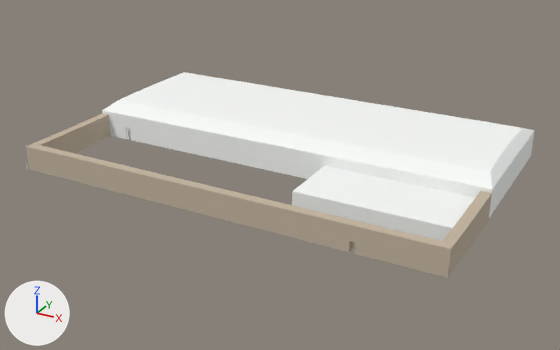
One commit to the glTF model assets/items/xv568jm6669/Hetepsekhemwy_v1.glb: the scene before it, then after it.
Rendered twice from a 50 mm camera at (159.7, -143.1, 86.9) aimed at (61.3, 35.9, -2.6). Lighting does not change. The marker at lower left points along +X, +Y and +Z.

The first picture shows 'Mesh1 Component_1_1 Model', 'Mesh2 Model'.
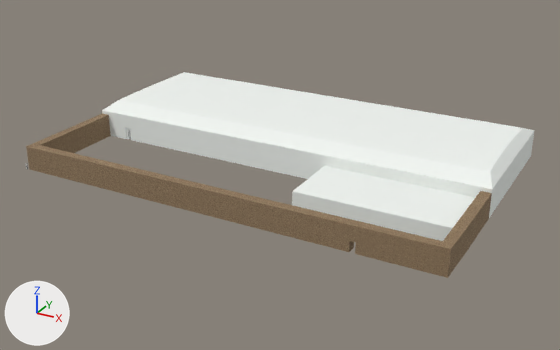
What differs and where, as boxes (x1, y1, x2, y2) in the pictures (560 x 350 px):
'Mesh2 Model', surface changed: (26, 111, 494, 278) in both

The change, as a list of edits to the scene's bpy script:
```text
Add img_mudbrick4:
    img_mudbrick4 = load_image('Mudbrick4', '_unpacked/Mudbrick4', 492, 299, 'sRGB')
Change mat_mudbrick4:
    remove mat_mudbrick4.base_color = (0.553, 0.463, 0.353)  # beige #c4b5a0
    add mat_mudbrick4.texture = img_mudbrick4
```
